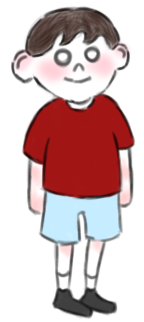
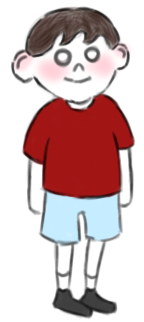
Comparing the layer stacks of the two 144×322 images. Changes:
hid "레이어 5" over [26, 156, 134, 259]
renamed "배경" to "레이어 7", painted on it over [26, 156, 134, 259]
